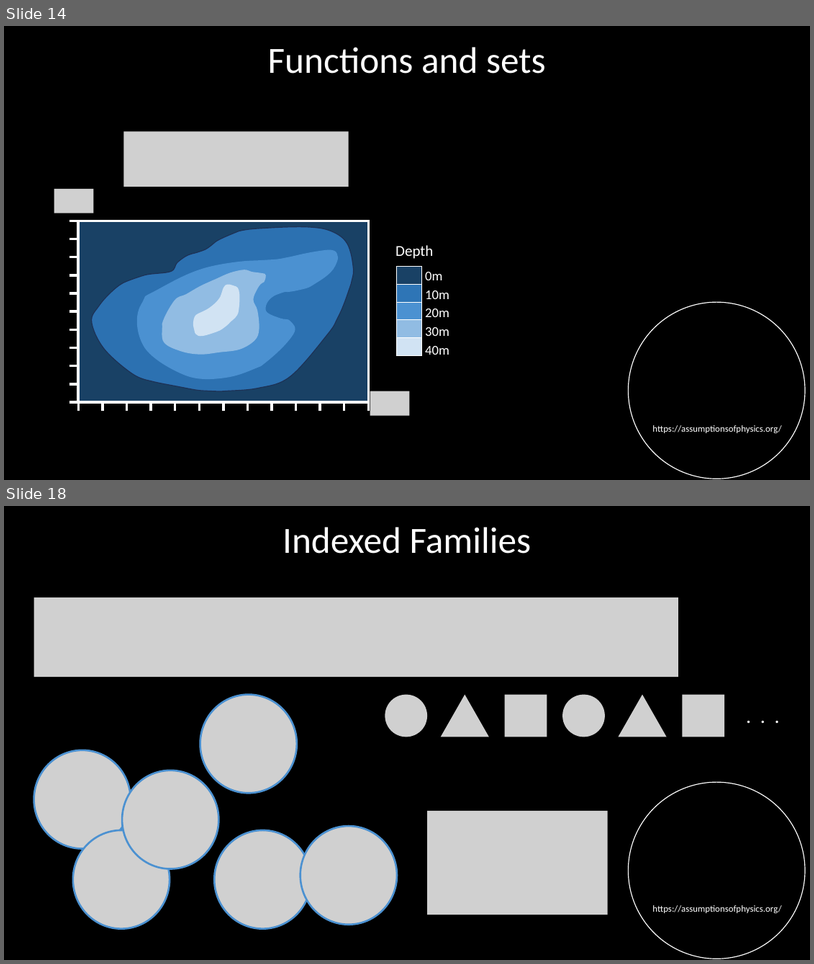
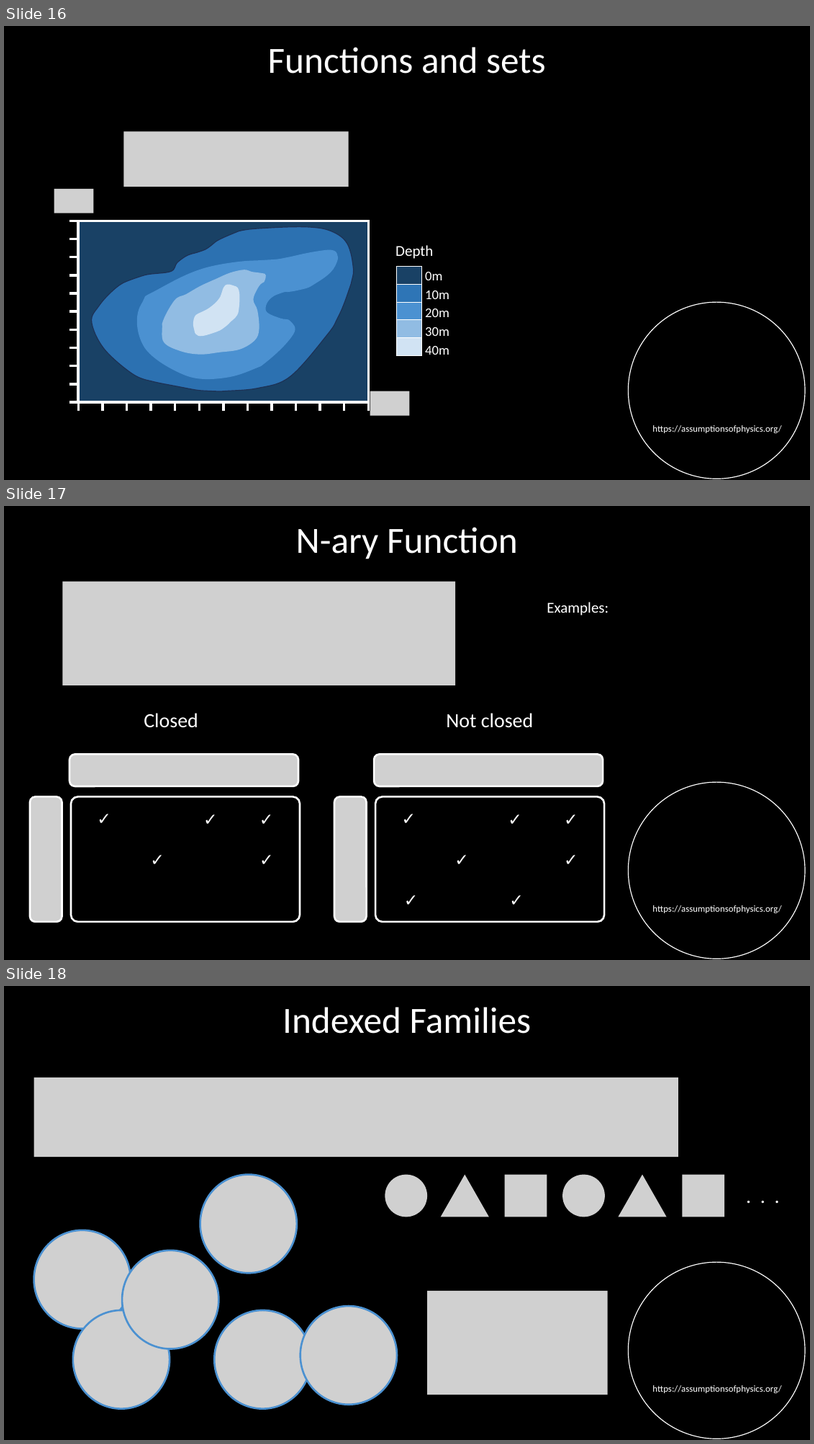
Before and after one commit to assumptionsofphysics/slides, a slide deck: Set Theory 112623.pptx. Shown one above the other, each under a label of ours: slides 14 and 18 before the commit, slides 16, 17 and 18 after it; the slides between them are not shown. The pictures are 814x964 and 814x1444 pixels, drawn with LibreOffice and Linux fonts; fonts in the diff are those of the drawing; grey boxes stand for pictures; background and template pictures are left out. Boxes give left, top, right and bottom in pixels: in the first picture for what was removed or moved away, otherwise in the second. Text is boxed around its words. In the diff, an @@ line names an element or a change of style, - is before the commit and + after.

```diff
--- a/Set Theory 112623.pptx
+++ b/Set Theory 112623.pptx
@@ slide 17 added at (4, 506, 810, 960), background #000000; not listed: 2 template elements that a slide beside it also shows @@
@@ title added at (296, 527, 518, 559), 44 pt, text #FFFFFF @@
+N-ary Function
@@ picture added at (63, 582, 456, 686) @@
@@ text added at (547, 602, 609, 615), 18 pt, text #FFFFFF @@
+Examples:
@@ text added at (144, 713, 534, 728), 24 pt, text #FFFFFF @@
+Closed Not closed
@@ picture added at (70, 754, 298, 786) @@
@@ picture added at (374, 754, 604, 786) @@
@@ picture added at (30, 796, 62, 921) @@
@@ rounded rectangle added at (71, 796, 301, 921), fill #000000, outline #FFFFFF 2.25 pt, 20 pt, text #FFFFFF @@
+✓ ✓ ✓
+✓ ✓
@@ picture added at (335, 796, 367, 921) @@
@@ rounded rectangle added at (376, 796, 604, 921), fill #000000, outline #FFFFFF 2.25 pt, 20 pt, text #FFFFFF @@
+✓ ✓ ✓
+✓ ✓
+✓ ✓ ✓
@@ what was slide 14 is now slide 16 @@
```
Also in this commit, not shown: 5 slides changed, 1 other file.
